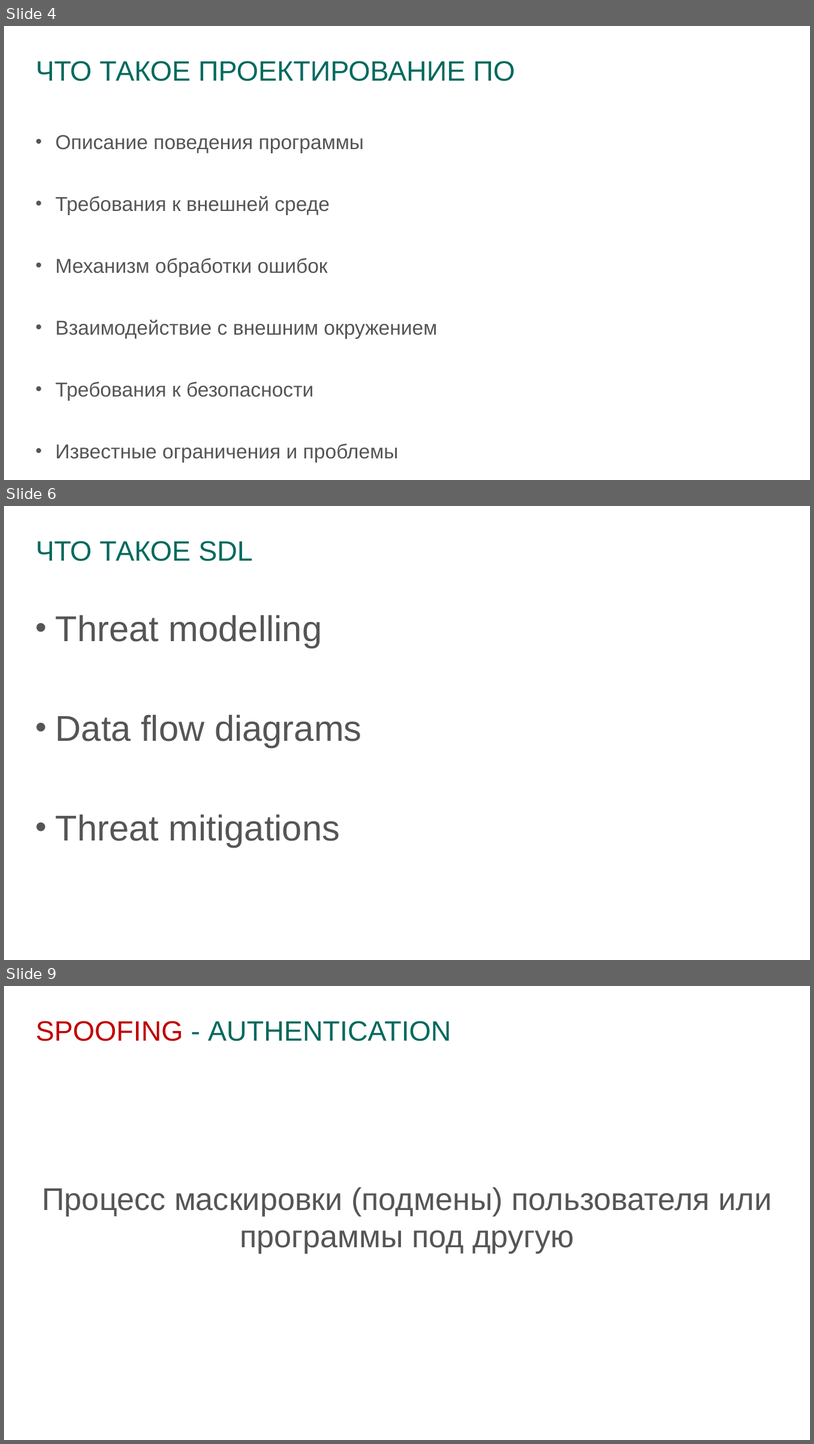
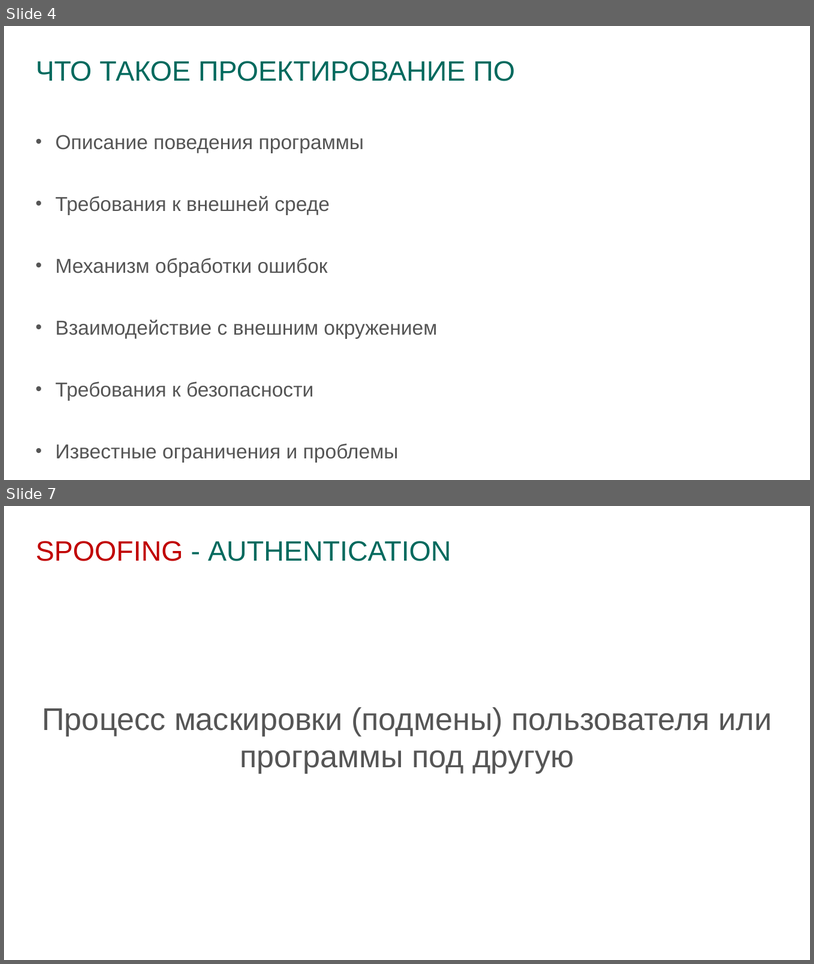
Before and after one commit to prograholic/prograholic.github.io, a slide deck: nsu_31_01_2017/31.01.2017_kutumov.pptx. Shown one above the other, each under a label of ours: slides 4, 6 and 9 before the commit, slides 4 and 7 after it; the slides between them are not shown. The pictures are 814x1444 and 814x964 pixels, drawn with LibreOffice and Linux fonts; fonts in the diff are those of the drawing; background and template pictures are left out. Boxes give left, top, right and bottom in pixels: in the first picture for what was removed or moved away, otherwise in the second. Text is boxed around its words. In the diff, an @@ line names an element or a change of style, - is before the commit and + after.

```diff
--- a/nsu_31_01_2017/31.01.2017_kutumov.pptx
+++ b/nsu_31_01_2017/31.01.2017_kutumov.pptx
@@ slide 6 removed at [4, 506, 810, 960], background #FFFFFF @@
@@ title removed at [36, 541, 253, 561] @@
-ЧТО ТАКОЕ SDL
@@ text removed at [56, 615, 362, 847] @@
-• Threat modelling
-• Data flow diagrams
-• Threat mitigations
@@ what was slide 9 is now slide 7 @@
```
Also in this commit, not shown: 2 slides changed, 1 other slide removed.
